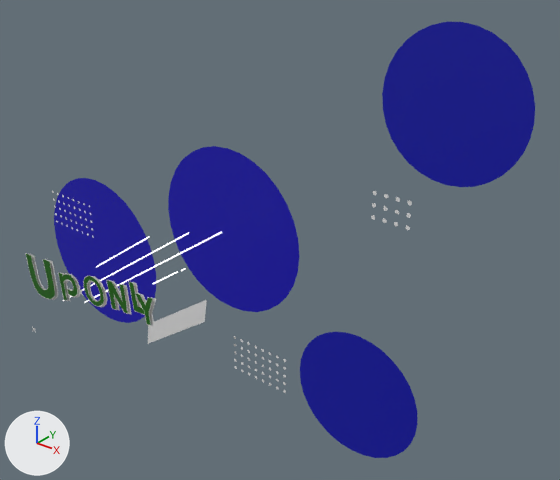
The glTF model src/assets/scene/section_1.glb as it was, and as the next commit left it.
Rendered twice from a camera (50 mm lens) standing at (16.63, -10.46, 12.53) and looking at (2.45, 7.26, 1.54). The lights are fixed; the arrows at lower left show +X, +Y and +Z. Where no turn or scale is listed for an object, it has been applied to the vertices.

In view in the first picture: 'Cross_Right', 'Gradation_LeftBottom', 'Gradation_RightBottom', 'Gradation_RightTop', 'LogoPart_1', 'LogoPart_2', 'LogoPart_3', 'LogoPart_4', 'LogoPart_5', 'LogoPart_6', 'Slash.001', 'grad.003'.
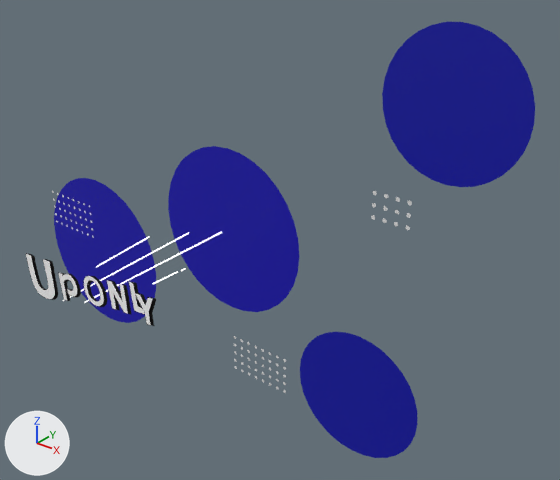
What differs and where, as boxes (x1, y1, x2, y2) in the pictures (560 x 480 px):
'Slash.001', no longer drawn
    before: (148, 300, 207, 344)
'LogoPart_1', recoloured
    both: (26, 253, 58, 300)
'LogoPart_4', recoloured
    both: (106, 280, 131, 314)
'LogoPart_3', recoloured
    both: (83, 276, 107, 307)
'LogoPart_2', recoloured
    both: (58, 272, 81, 301)
'LogoPart_6', recoloured
    both: (135, 293, 156, 326)
'LogoPart_5', recoloured
    both: (128, 281, 145, 315)

Edits to the bpy script that builds the scene:
```text
Change mat_02:
    mat_02.base_color: (0.8, 0.8, 0.8) -> (0.0, 0.0, 0.0)  # white #e7e7e7 -> black #000000
Change mat_01:
    mat_01.base_color: (0.0104, 0.15, 0.0) -> (1.0, 1.0, 1.0)  # dark green #1a6c00 -> white #ffffff
Change ob_cross_right:
    ob_cross_right: bpy.data.objects.new('Cross_Right', me_plane_009) -> bpy.data.objects.new('Cross_Right', None)
Change ob_slash_001:
    ob_slash_001: bpy.data.objects.new('Slash.001', me_plane_003) -> bpy.data.objects.new('Slash.001', None)
```
